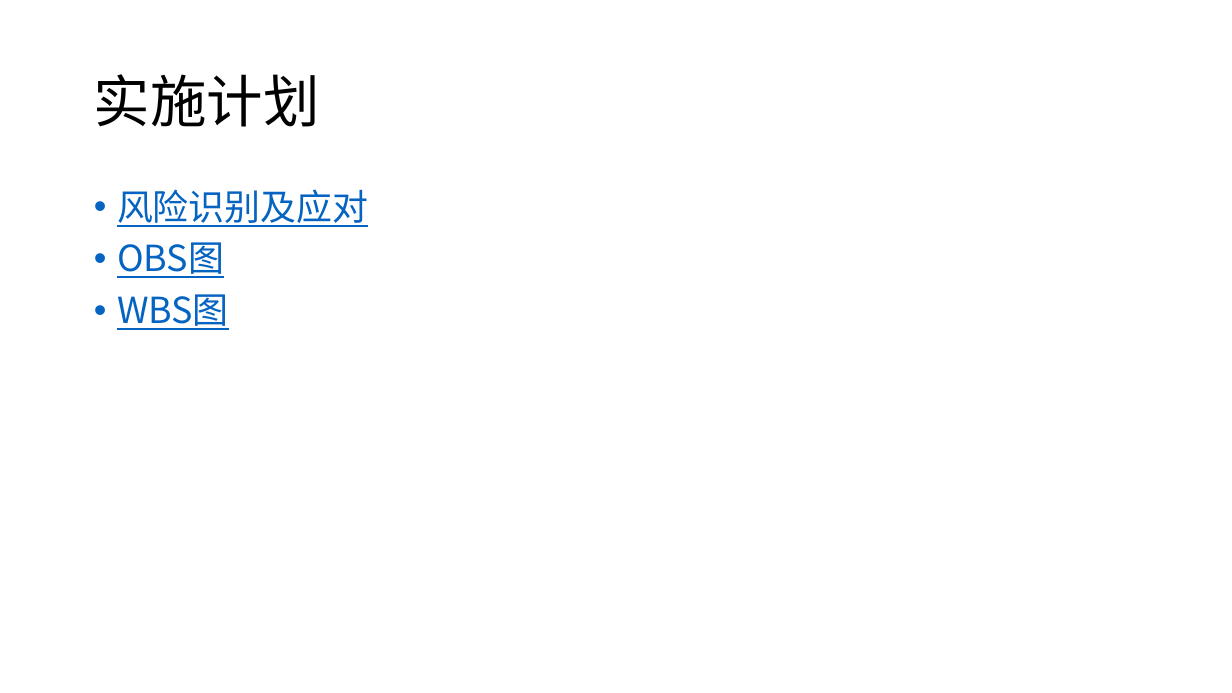
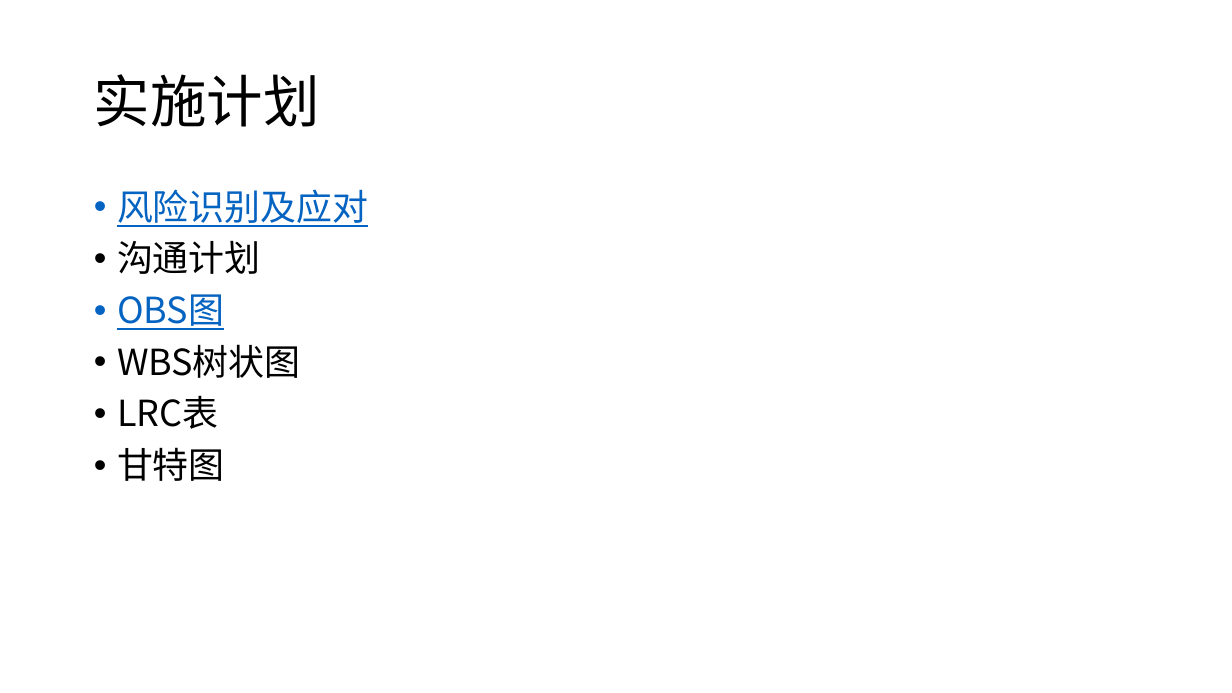
Before and after one commit to twn422/PRD2017, a slide deck: slide 21 of PRD-2017-G24/STW/受控文件/分析设计/项目总体计划/总体项目计划.pptx (slide 14 before the commit). Drawn at 1232x693 pixels with LibreOffice and Linux fonts; fonts in the diff are those of the drawing. Boxes give left, top, right and bottom in pixels: in the first picture for what was removed or moved away, otherwise in the second. Text is boxed around its words. In the diff, an @@ line names an element or a change of style, - is before the commit and + after.

Commit message:
总体项目计划正式版

```diff
--- a/PRD-2017-G24/STW/受控文件/分析设计/项目总体计划/总体项目计划.pptx
+++ b/PRD-2017-G24/STW/受控文件/分析设计/项目总体计划/总体项目计划.pptx
@@ text at (117, 241, 261, 274): paragraph added @@
+• 沟通计划
@@ text at (117, 344, 301, 481): text changed; text colour #0563C1 to #000000 @@
-• WBS图
+• WBS树状图
+• LRC表
+• 甘特图
```
Also in this commit, not shown: 8 other slides changed, 13 slides added, 1 slide removed, 6 other files.
